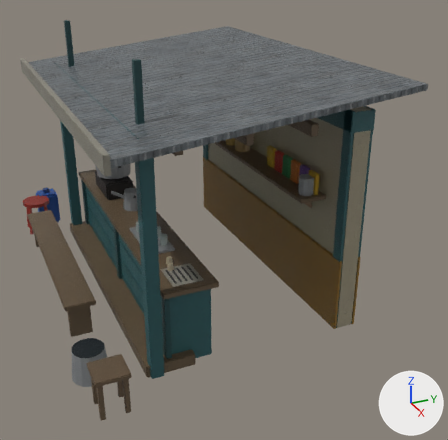
Renders of the glTF model public/assets/models/tea_stall.glb from each side of a commit.
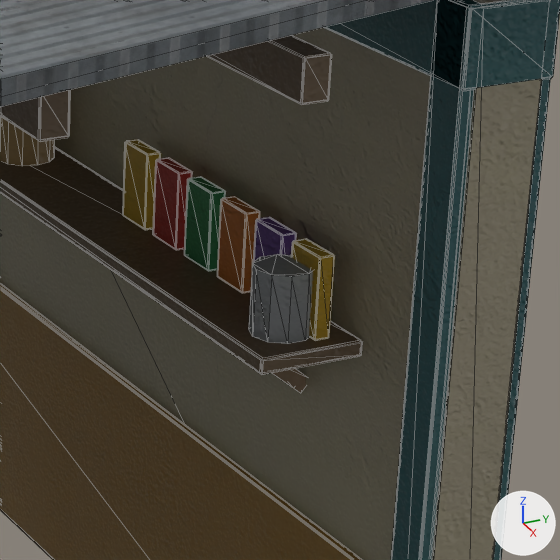
Each version appears first whole from a 50 mm lens placed at (7.05, -2.69, 4.21), pointed at (0.44, 0.28, 0.9), and next in a close-up on the part from 53% to 84% of the width and 25% to 57% of the height. Every picture has the same lights, and +X, +Y and +Z are marked at lower right. The last two pictures show the newer version. The close-ups show mesh edges as thin lines. Where no turn or scale is listed for an object, it has been applied to the vertices. Vertices at exactly the same position are counted once.

Objects in the first close-up: 'hb_main', 'hb_props', 'hb_tin'.
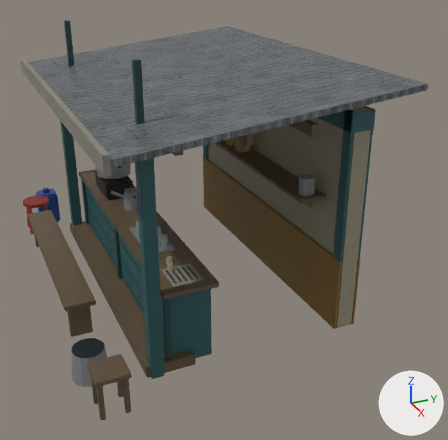
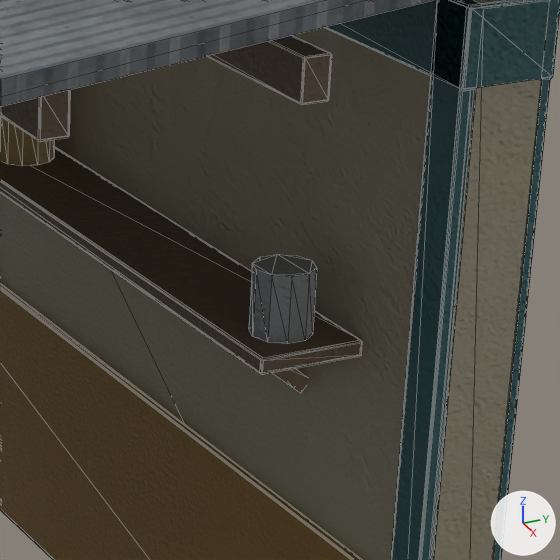
Changed parts and their boxes [x1, y1, x2, y2] in the close-ups (560 x 560 px):
part 1 of me_post, deleted
    before: [123, 139, 335, 341]

The change, as a list of edits to the scene's bpy script:
```text
Change me_post:
    used by ob_hb_props; location = (-0.325, -0.36, 1.599)
    remove me_post.from_pydata(...)  # 1464 vertices, 2654 faces; spans x -2.33..2.33, y -1.64..1.64, z -1.6..1.6
    add me_post.from_pydata(...)  # 1272 vertices, 2294 faces; spans x -2.33..2.33, y -1.64..1.64, z -1.6..1.6
    me_post part 1: 6 loose pieces with 192 vertices, spanning x 0.72..1.88, y 1.26..1.31, z -0.05..0.2, are deleted
```
